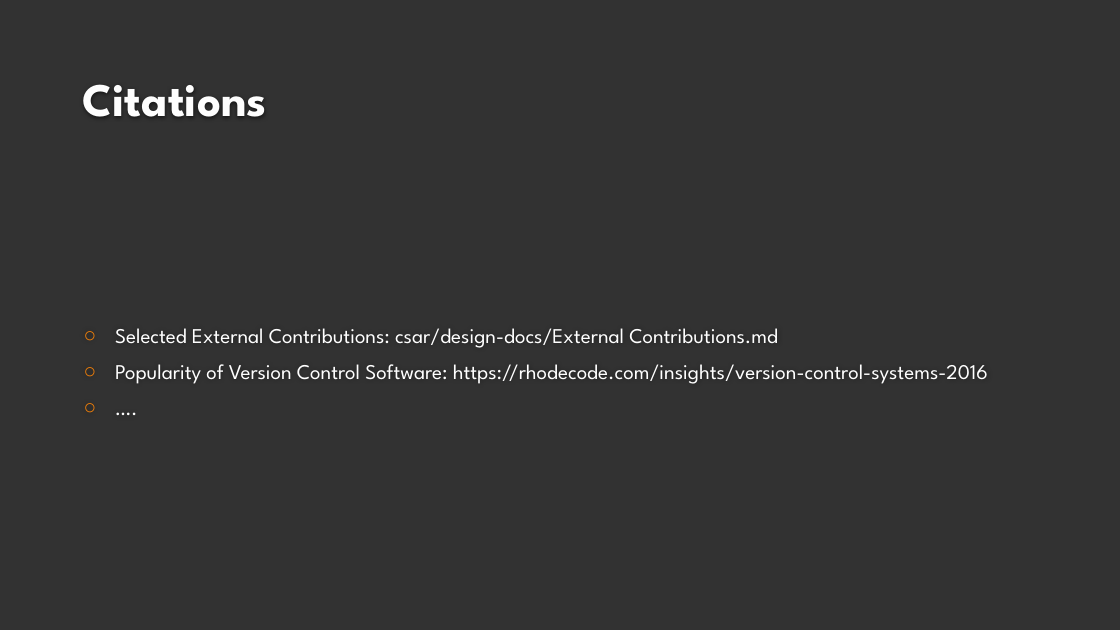
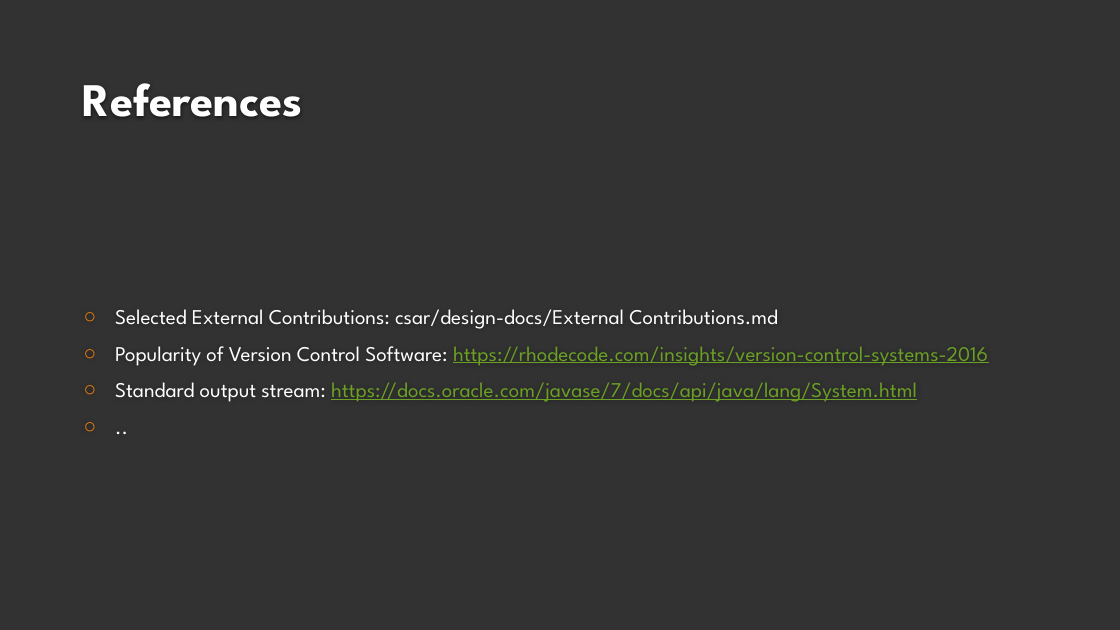
Before and after one commit to dozmus/csar, a slide deck: slide 9 of design-docs/Viva.pptx (slide 8 before the commit). Drawn at 1120x630 pixels with LibreOffice and Linux fonts; fonts in the diff are those of the drawing; background and template pictures are left out. Boxes give left, top, right and bottom in pixels: in the first picture for what was removed or moved away, otherwise in the second. Text is boxed around its words. In the diff, an @@ line names an element or a change of style, - is before the commit and + after.

```diff
--- a/design-docs/Viva.pptx
+++ b/design-docs/Viva.pptx
@@ title at box(83, 83, 303, 117): text changed @@
-Citations
+References
@@ text at box(115, 346, 988, 366): text colour #FFFFFF to #6B9F25, underline on in "https://rhodecode.com/insights/version-control-systems-2016" @@
@@ text at box(115, 382, 917, 402): text changed; text colour #FFFFFF to #6B9F25 @@
-○ ….
+○ Standard output stream: https://docs.oracle.com/javase/7/docs/api/java/lang/System.html
+○ ..
```
Also in this commit, not shown: 4 other slides changed, 2 slides added, 1 slide removed.
